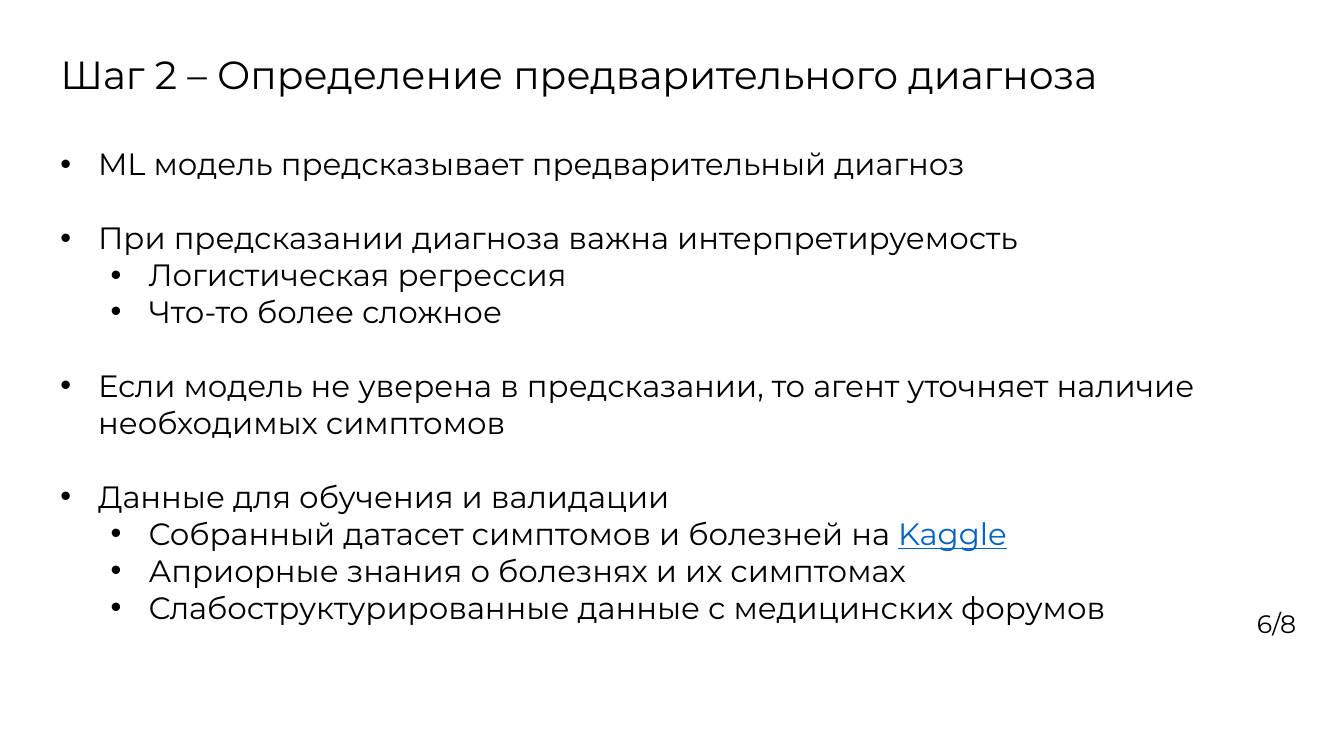
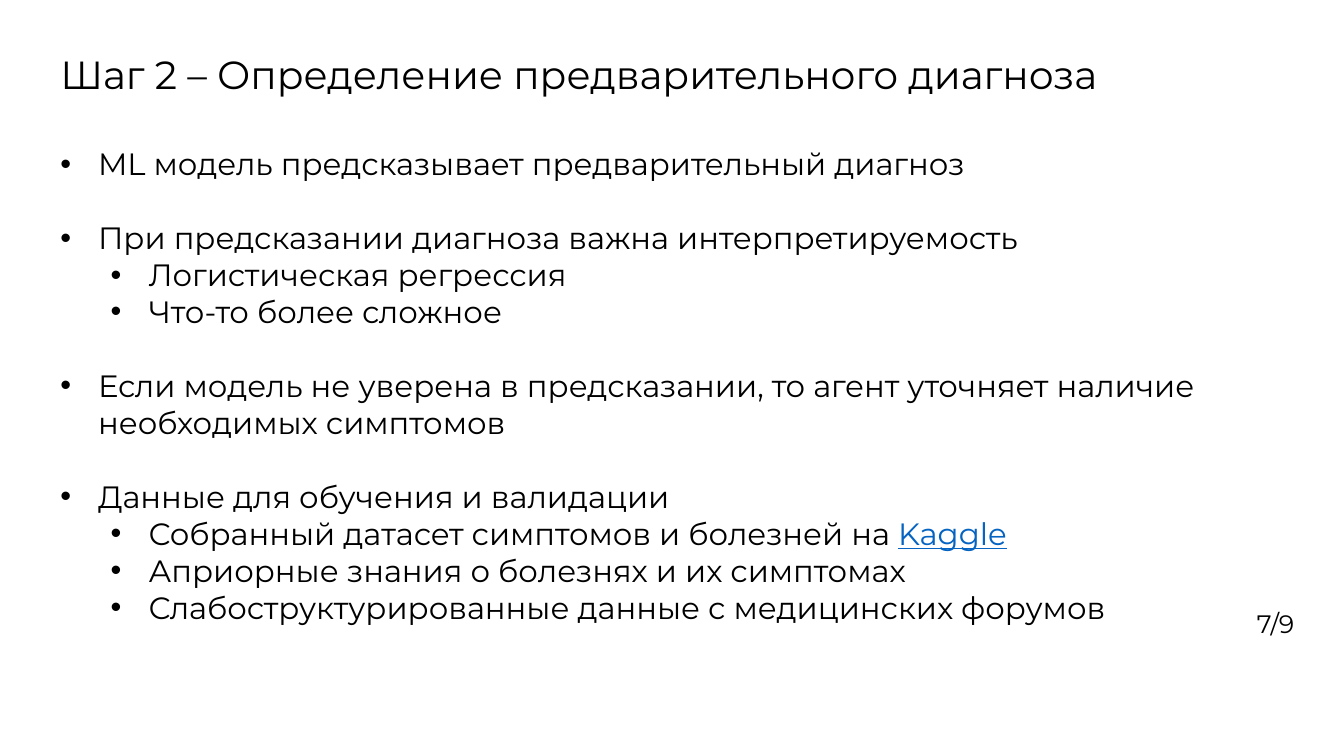
Before and after one commit to NIRMA-PATIENT-INTAKE/disease, a slide deck: slide 7 of presentation materials/КМУ/Егоров М.П, ПогребнойД.А. АРХАРХИТЕКТУРА МОДУЛЯ ЯЗЫКОВОЙ МОДЕЛИ ДЛЯ ПРЕДСКАЗАНИЯ.pptx (slide 6 before the commit). Drawn at 1344x756 pixels with LibreOffice and Linux fonts; fonts in the diff are those of the drawing; background and template pictures are left out. Boxes give left, top, right and bottom in pixels: in the first picture for what was removed or moved away, otherwise in the second. Text is boxed around its words. In the diff, an @@ line names an element or a change of style, - is before the commit and + after.

```diff
--- a/presentation materials/КМУ/Егоров М.П, ПогребнойД.А. АРХАРХИТЕКТУРА МОДУЛЯ ЯЗЫКОВОЙ МОДЕЛИ ДЛЯ ПРЕДСКАЗАНИЯ.pptx
+++ b/presentation materials/КМУ/Егоров М.П, ПогребнойД.А. АРХАРХИТЕКТУРА МОДУЛЯ ЯЗЫКОВОЙ МОДЕЛИ ДЛЯ ПРЕДСКАЗАНИЯ.pptx
@@ text at bbox=[1257, 611, 1295, 636]: text changed @@
-6/8
+7/9
```
Also in this commit, not shown: 5 other slides changed, 1 slide added, 4 other files.
